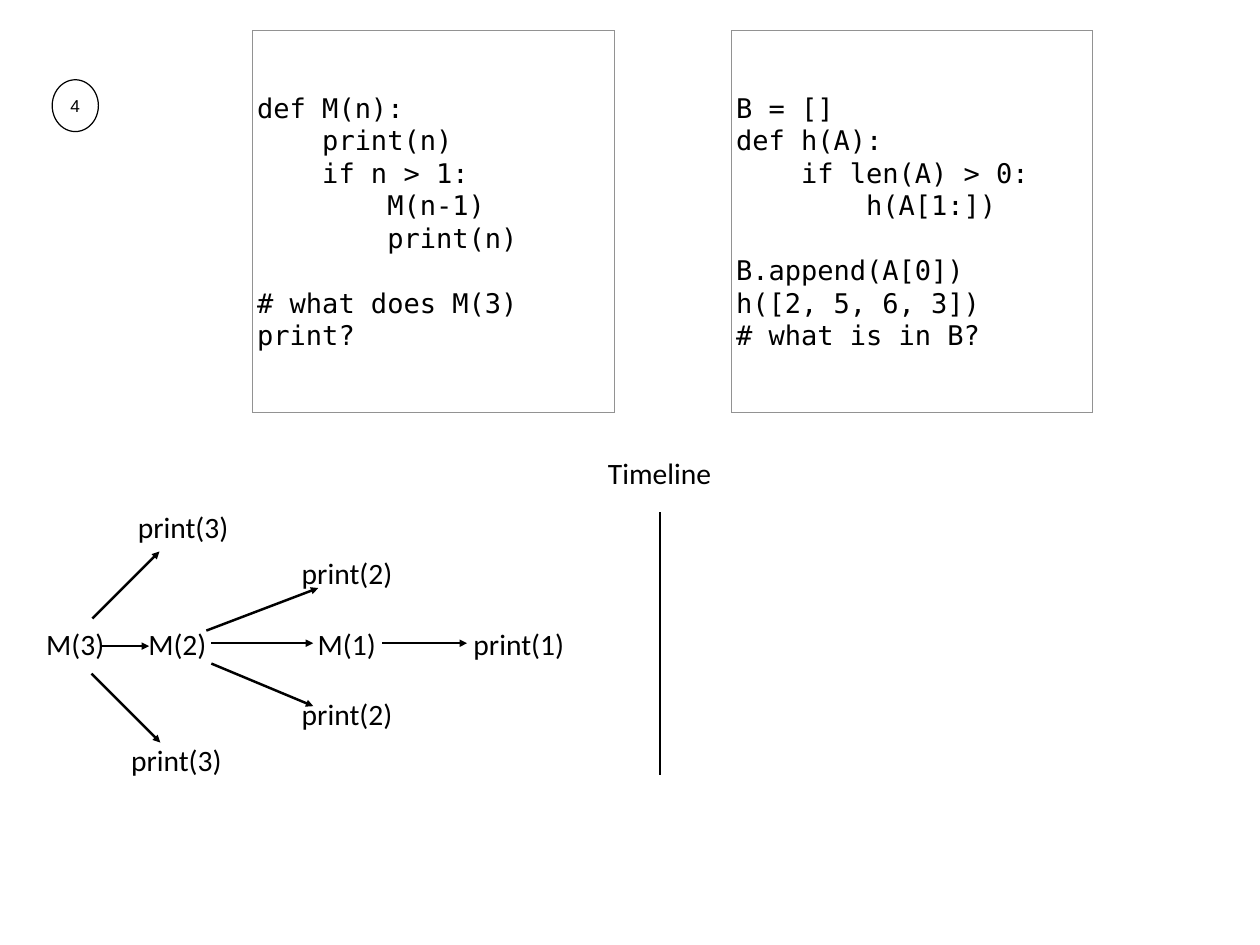
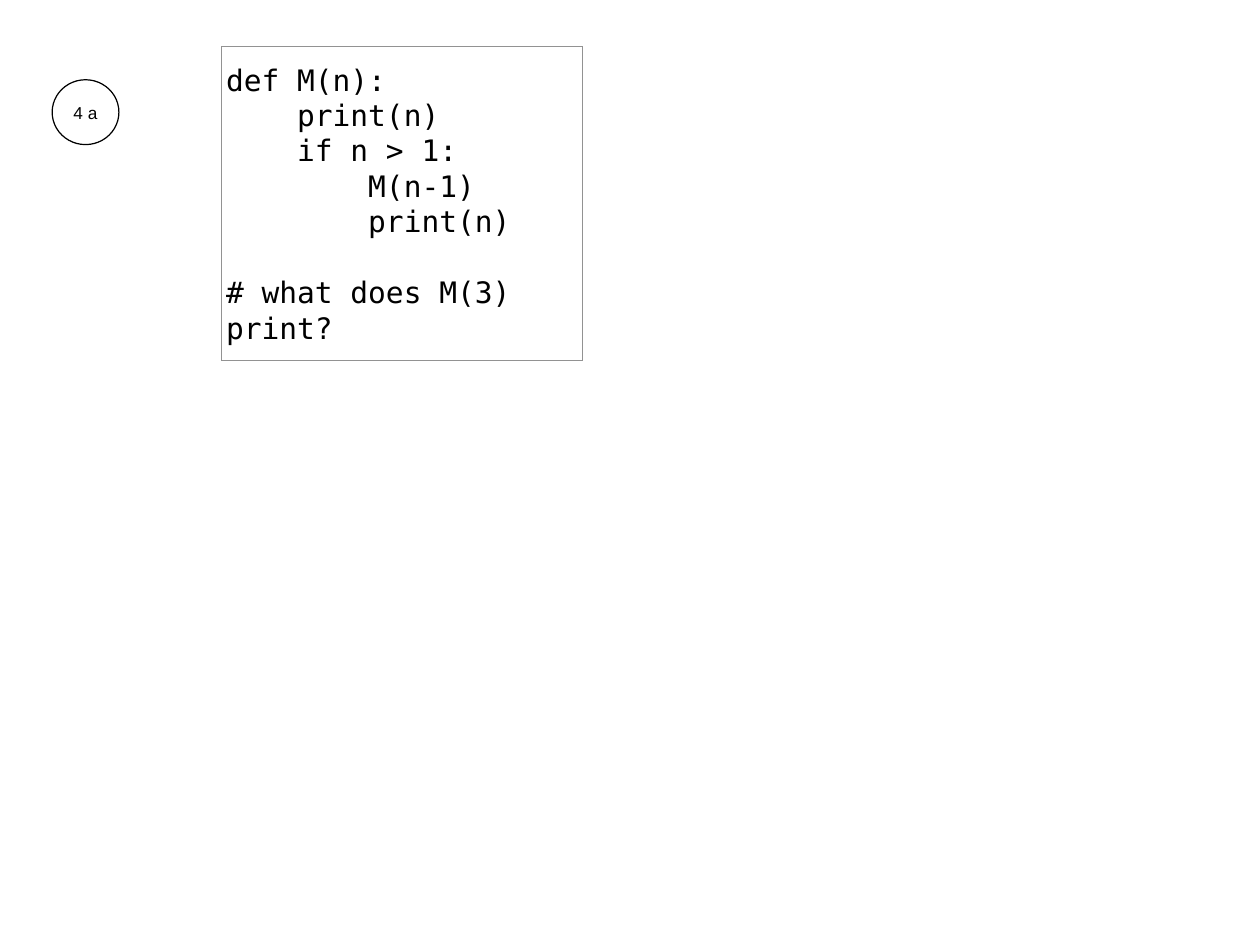
Before and after one commit to Jsus00G/CS-320-Projects-P, a slide deck: slide 107 of lecture-material/07-Recursion_and_Graphs/07-recursion-worksheet-solution.pptx (slide 47 before the commit). Drawn at 1260x945 pixels with LibreOffice and Linux fonts; fonts in the diff are those of the drawing. Boxes give left, top, right and bottom in pixels: in the first picture for what was removed or moved away, otherwise in the second. Text is boxed around its words. In the diff, an @@ line names an element or a change of style, - is before the commit and + after.

```diff
--- a/lecture-material/07-Recursion_and_Graphs/07-recursion-worksheet-solution.pptx
+++ b/lecture-material/07-Recursion_and_Graphs/07-recursion-worksheet-solution.pptx
@@ rectangle "def M(n):": place and size @@
-rectangle "def M(n):" at [253, 31, 614, 412]
+rectangle "def M(n):" at [222, 46, 583, 360]
@@ rectangle "def M(n):" at [222, 46, 583, 360]: size 22 to 24 pt @@
@@ rectangle removed at [731, 31, 1093, 412] @@
-B = []
-def h(A):
-if len(A) > 0:
-h(A[1:])
-B.append(A[0])
-h([2, 5, 6, 3])
-# what is in B?
@@ ellipse "4 a": place and size @@
-ellipse "4 a" at [52, 80, 98, 132]
+ellipse "4 a" at [52, 80, 119, 144]
@@ text in ellipse at [73, 107, 98, 119]: text changed @@
-4
+4 a
@@ text removed at [608, 463, 711, 485] @@
-Timeline
@@ text removed at [138, 516, 229, 543] @@
-print(3)
@@ line removed from (660, 775) to (660, 511) @@
@@ arrow removed from (92, 618) to (159, 551) @@
@@ text removed at [302, 562, 393, 591] @@
-print(2)
@@ arrow removed from (206, 631) to (318, 588) @@
@@ text removed at [46, 633, 104, 659] @@
-M(3)
@@ arrow removed from (102, 646) to (149, 646) @@
@@ text removed at [148, 633, 206, 659] @@
-M(2)
@@ arrow removed from (211, 643) to (313, 643) @@
@@ text removed at [318, 633, 376, 659] @@
-M(1)
@@ arrow removed from (382, 643) to (467, 643) @@
@@ text removed at [473, 633, 564, 660] @@
-print(1)
@@ arrow removed from (91, 673) to (160, 743) @@
@@ arrow removed from (212, 664) to (314, 706) @@
@@ text removed at [302, 701, 393, 730] @@
-print(2)
@@ text removed at [131, 749, 222, 776] @@
-print(3)
```
Also in this commit, not shown: 44 other slides changed, 90 slides added, 4 slides removed, 5 other files.
